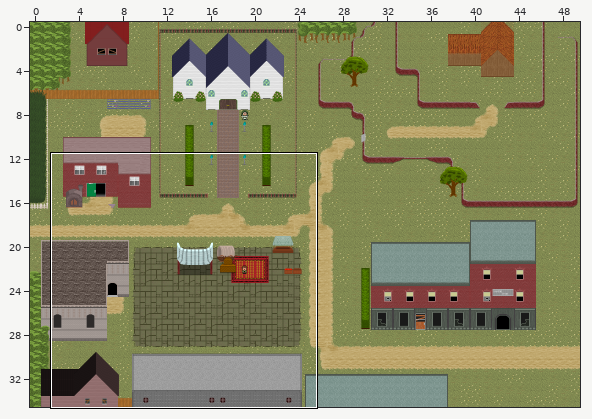
Two versions of a level (Tiled map, Maps/HollowSprings.tmx). Above, an overview of the earlier version with the close-up marked.
Close-up. As it was:
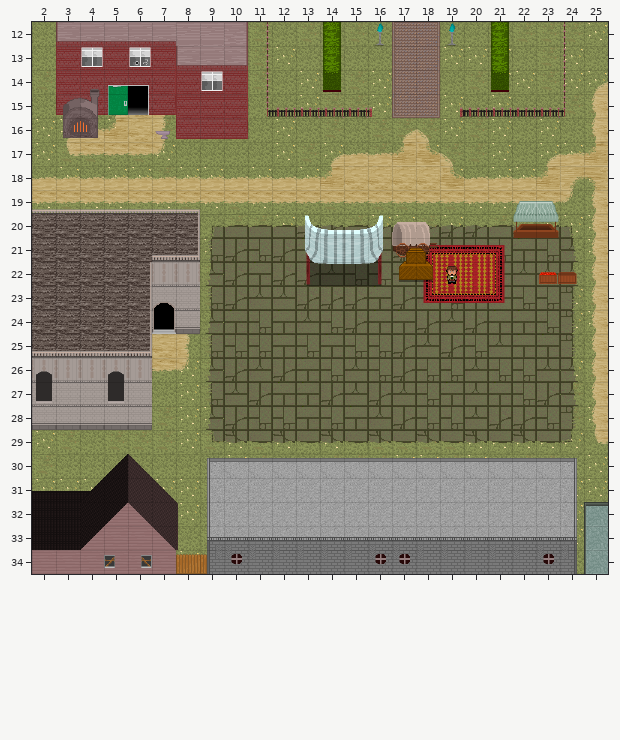
Cells are 32x32 px. Shown: x 2..25, y 12..34. The commit also changed other parts of the map, which this record leaves out.
After the commit:
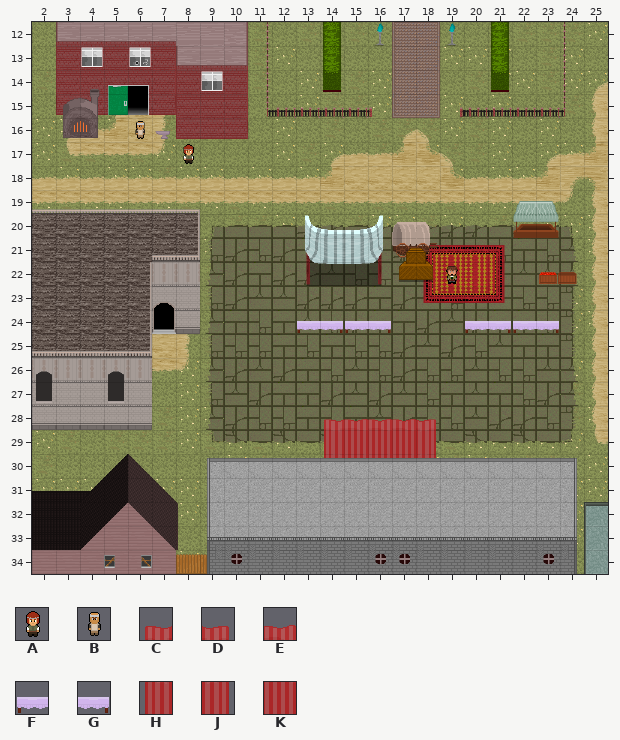
Key: from "apprentice": A 1; from "blacksmith": B 1; from "hollowsprings": C 298, D 298 flipped left-right, E 299, F 310, G 310 flipped left-right, H 313, J 313 flipped left-right, K 314.
_ is an empty cell.
Difference:
{"where": "layer \"Player Layer\""}
{"y":29,"x":14,"old":"_","new":"H"}
{"y":29,"x":18,"old":"_","new":"J"}
{"y":30,"x":14,"old":"_____","new":"HKKKJ"}
{"where": "layer \"Wall Layer\""}
{"y":16,"x":6,"old":"_","new":"B"}
{"y":17,"x":8,"old":"_","new":"A"}
{"y":24,"x":13,"old":"____","new":"FGFG"}
{"y":24,"x":20,"old":"____","new":"FGFG"}
{"y":28,"x":14,"old":"_____","new":"CEEED"}
{"y":29,"x":15,"old":"___","new":"KKK"}
